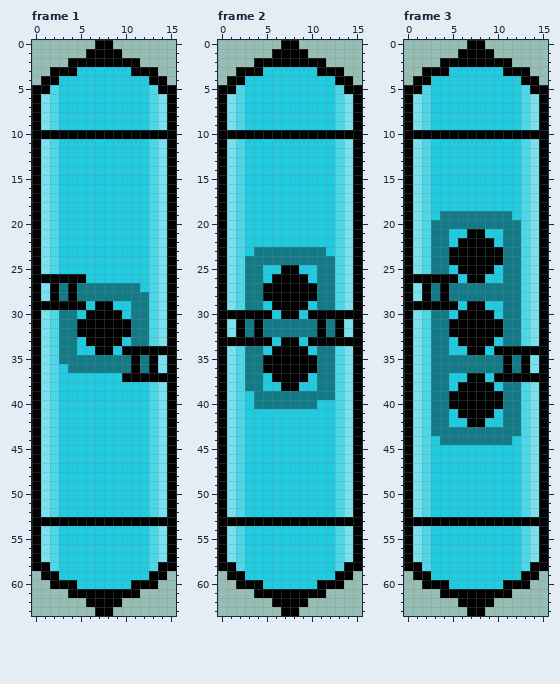
Pixel-art file, stored at Res/Aseprite/Cars/TankCarBlue.aseprite. The picture above is the old version.
16x64 pixels, 3 frames. Shown: frame 1, frame 2, frame 3.
The same view after the edit:
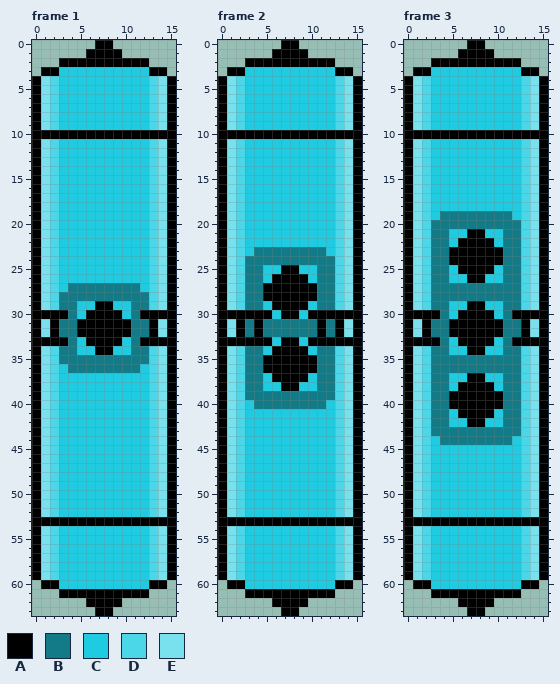
Palette (. is transparent): A #000000  B #127b87  C #1ecbe1  D #4bd7e7  E #78e1ed
Diff:
Changed rows in their new state; - is an unchanged pixel.
Frame 1, layers "Details", "Colors", "Platform":
first column x 0:
 2 ---A--------A---
 3 -A-CC------CC-A-
 4 AED----------DEA
 5 -E------------E-
first column x 1:
26 EDCCC---------
27 -DCB----------
28 -D-B----------
29 EDBBC---------
30 AAA--------AAA
31 -A----------A-
32 -A----------A-
33 AAA--------AAA
34 ---------CBBDE
35 ----------B-D-
36 ----------BCD-
37 ---------CCCDE
first column x 0:
58 -E------------E-
59 AED----------DEA
60 -A-CC------CC-A-
61 ---A--------A---
Frame 2, layers "Details", "Colors", "Platform":
first column x 0:
 2 ---A--------A---
 3 -A-CC------CC-A-
 4 AED----------DEA
 5 -E------------E-
first column x 3:
39 B--------
40 --------B
first column x 0:
58 -E------------E-
59 AED----------DEA
60 -A-CC------CC-A-
61 ---A--------A---
Frame 3, layers "Details", "Colors", "Platform":
first column x 0:
 2 ---A--------A---
 3 -A-CC------CC-A-
 4 AED----------DEA
 5 -E------------E-
first column x 1:
26 EDBBC---------
27 -D-B----------
28 -D-B----------
29 EDBBC---------
30 AAA--------AAA
31 -A----------A-
32 -A----------A-
33 AAA--------AAA
34 ---------CBBDE
35 ----------B-D-
36 ----------B-D-
37 ---------CBBDE
first column x 0:
58 -E------------E-
59 AED----------DEA
60 -A-CC------CC-A-
61 ---A--------A---
